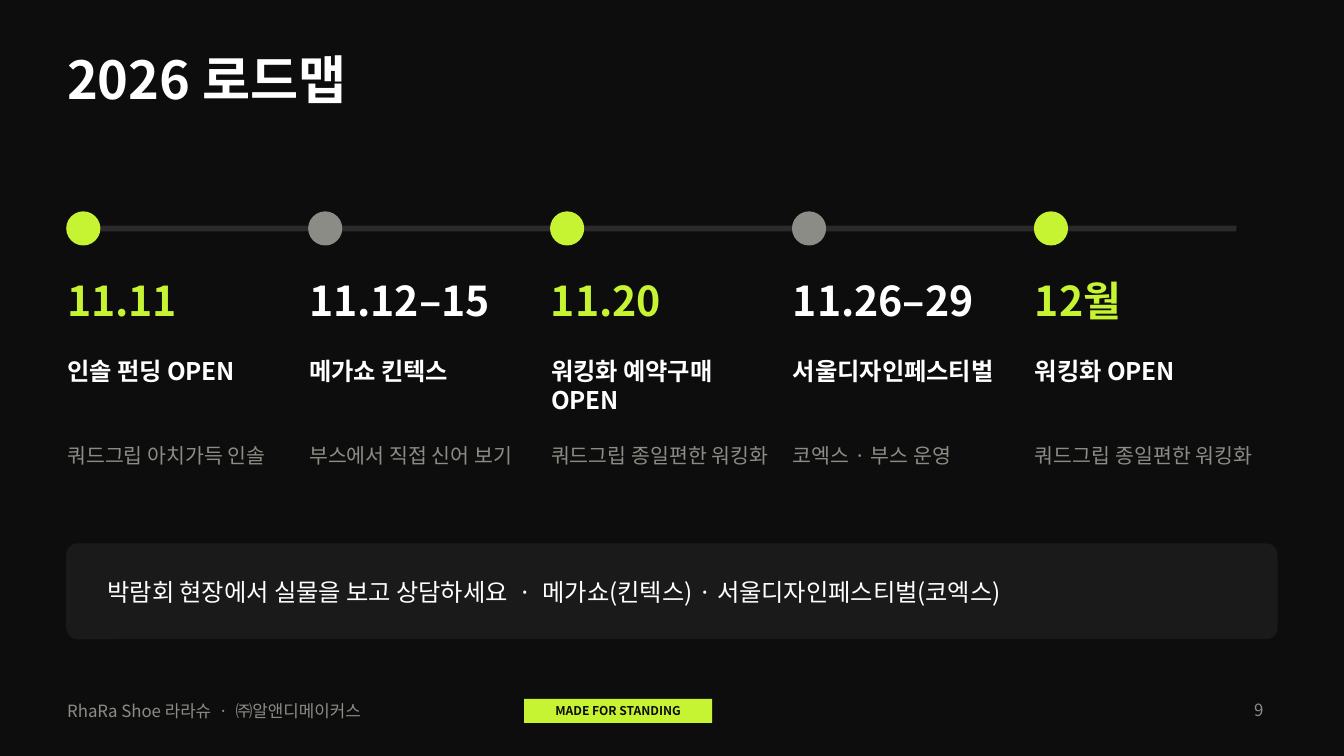
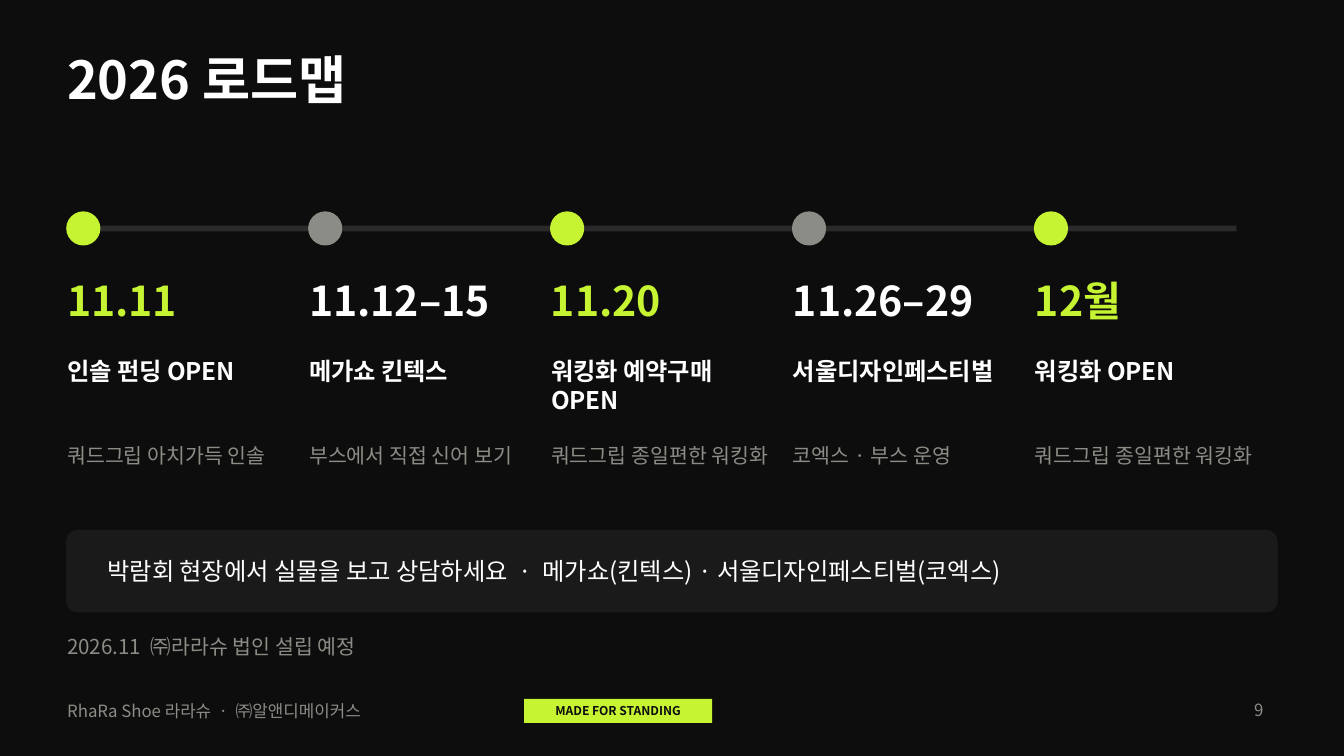
Before and after one commit to ydcompany89/harness-system, a slide deck: slide 9 of launch/rs/design/deck-company/라라슈_회사소개서_v1.pptx. Drawn at 1344x756 pixels with LibreOffice and Linux fonts; fonts in the diff are those of the drawing. Boxes give left, top, right and bottom in pixels: in the first picture for what was removed or moved away, otherwise in the second. Text is boxed around its words. In the diff, an @@ line names an element or a change of style, - is before the commit and + after.

```diff
--- a/launch/rs/design/deck-company/라라슈_회사소개서_v1.pptx
+++ b/launch/rs/design/deck-company/라라슈_회사소개서_v1.pptx
@@ rounded rectangle: place and size @@
-rounded rectangle at <box>67,544,1277,638</box>
+rounded rectangle at <box>67,531,1277,612</box>
@@ rounded rectangle at <box>67,531,1277,612</box>: proportions changed @@
@@ text "박람회 현장에서 실물을 보고 상담하세요 ...": place and size @@
-text "박람회 현장에서 실물을 보고 상담하세요 ..." at <box>107,581,1001,606</box>
+text "박람회 현장에서 실물을 보고 상담하세요 ..." at <box>107,560,1001,585</box>
@@ text added at <box>67,637,356,656</box>, 11 pt, text #8C8C86 @@
+2026.11 ㈜라라슈 법인 설립 예정
```
Also in this commit, not shown: 2 other files.
